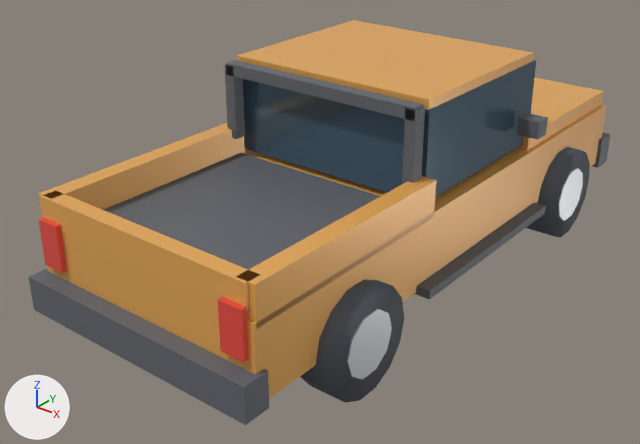
A saved change to the glTF model public/models/carro-picape.glb.
One viewpoint serves both versions: a camera (50 mm lens) standing at (3.81, -5.4, 3.57) and looking at (-0.19, -0.4, 0.47). The lights are fixed; the arrows at lower left show +X, +Y and +Z. The first picture is the older version. Where no turn or scale is listed for an object, it has been applied to the vertices. Vertices at exactly the same position are counted once.

The scene before the commit, as lines of its bpy script (objects in view):
```python
me_carro_picape = bpy.data.meshes.new('Carro_Picape')
me_carro_picape.from_pydata(...)  # 176 vertices, 264 faces; spans x -1.11..1.11, y -2.54..2.55, z 0.36..1.75
# faces by material slot: [72, 132, 12, 24, 24]
me_carro_picape.materials.append(mat_picape_corpo)  # orange #ecad59
me_carro_picape.materials.append(mat_picape_trim)  # grey #696c73
me_carro_picape.materials.append(mat_carro_vidro)  # dark blue #50697c
me_carro_picape.materials.append(mat_carro_farol)  # pale yellow #fff9dd
me_carro_picape.materials.append(mat_carro_lanterna)  # red #ed5045
me_roda_fr = bpy.data.meshes.new('Roda_FR')
me_roda_fr.from_pydata(...)  # a 14-sided cylinder along x spanning x -0.14..0.14, y -0.4..0.4, z -0.39..0.39, material slot 0; a 10-sided cylinder along x spanning x -0.15..0.15, y -0.24..0.24, z -0.228..0.228, material slot 1
me_roda_fr.materials.append(mat_carro_escuro)  # dark grey #555961
me_roda_fr.materials.append(mat_carro_aro)  # white #dde1e5
me_roda_rr = bpy.data.meshes.new('Roda_RR')
me_roda_rr.from_pydata(...)  # a 14-sided cylinder along x spanning x -0.14..0.14, y -0.4..0.4, z -0.39..0.39, material slot 0; a 10-sided cylinder along x spanning x -0.15..0.15, y -0.24..0.24, z -0.228..0.228, material slot 1
me_roda_rr.materials.append(mat_carro_escuro)  # dark grey #555961
me_roda_rr.materials.append(mat_carro_aro)  # white #dde1e5
ob_carro_picape = bpy.data.objects.new('Carro_Picape', me_carro_picape)
ob_carro_picape.location = (0.0, 0.0, 0.0)
ob_roda_fr = bpy.data.objects.new('Roda_FR', me_roda_fr)
ob_roda_fr.location = (0.94, 1.52, 0.4)
ob_roda_rr = bpy.data.objects.new('Roda_RR', me_roda_rr)
ob_roda_rr.location = (0.94, -1.48, 0.4)
```
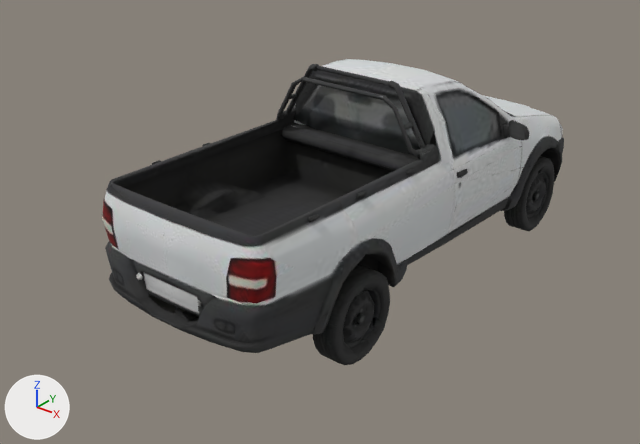
Diff of the bpy script that builds the scene:
```diff
--- a/public/models/carro-picape.glb.py
+++ b/public/models/carro-picape.glb.py
@@ img_image_0 @@
+img_image_0 = load_image('Image_0', '_unpacked/Image_0', 1024, 1024, 'sRGB')
@@ mat_material_0 @@
+mat_material_0 = principled_material('Material_0')
+mat_material_0.texture = img_image_0
+mat_material_0.roughness = 1.0
@@ me_roda_fr @@
 # used by ob_roda_fr; location = (0.94, 1.52, 0.4)
-me_roda_fr.from_pydata(...)  # 48 vertices, 88 faces; spans x -0.15..0.15, y -0.4..0.4, z -0.39..0.39
-me_roda_fr.materials.append(mat_carro_escuro)  # dark grey #555961
-me_roda_fr.materials.append(mat_carro_aro)  # white #dde1e5
+me_roda_fr.from_pydata(...)  # 305 vertices, 515 faces; spans x -0.189..0.1, y -0.358..0.324, z -0.353..0.347
+# me_roda_fr part 1: the loose piece of 28 vertices spanning x -0.14..0.14, y -0.4..0.4, z -0.39..0.39 is rebuilt with 145 vertices and now spans x -0.102..0.1, y -0.358..0.324, z -0.353..0.315, in mat_material_0 (picture img_image_0)
+# me_roda_fr part 2: 20 vertices removed from x -0.15..0.15, y -0.24..0.24, z -0.228..0.228; 160 vertices added at x -0.189..0.08, y -0.165..0.122, z -0.194..0.347
+me_roda_fr.materials.append(mat_material_0)  # picture img_image_0
@@ me_roda_rr @@
 # used by ob_roda_rr; location = (0.94, -1.48, 0.4)
-me_roda_rr.from_pydata(...)  # 48 vertices, 88 faces; spans x -0.15..0.15, y -0.4..0.4, z -0.39..0.39
-me_roda_rr.materials.append(mat_carro_escuro)  # dark grey #555961
-me_roda_rr.materials.append(mat_carro_aro)  # white #dde1e5
+me_roda_rr.from_pydata(...)  # 288 vertices, 503 faces; spans x -0.193..0.089, y -0.331..0.35, z -0.362..0.308
+# me_roda_rr part 3: the loose piece of 28 vertices spanning x -0.14..0.14, y -0.4..0.4, z -0.39..0.39 is rebuilt with 152 vertices and now spans x -0.113..0.089, y -0.331..0.35, z -0.362..0.308, in mat_material_0 (picture img_image_0)
+# me_roda_rr part 4: 20 vertices removed from x -0.15..0.15, y -0.24..0.24, z -0.228..0.228; 136 vertices added at x -0.193..0.068, y -0.17..0.157, z -0.196..0.063
+me_roda_rr.materials.append(mat_material_0)  # picture img_image_0
@@ me_geometry_0 @@
+me_geometry_0.from_pydata(...)  # 3296 vertices, 5940 faces; spans x -0.97..0.97, y -2.22..2.22, z 0.0..1.7
+me_geometry_0.materials.append(mat_material_0)  # picture img_image_0
@@ ob_carro_picape @@
-ob_carro_picape = bpy.data.objects.new('Carro_Picape', me_carro_picape)
-ob_carro_picape.location = (0.0, 0.0, 0.0)
@@ ob_roda_fr @@
 ob_roda_fr = bpy.data.objects.new('Roda_FR', me_roda_fr)
-ob_roda_fr.location = (0.94, 1.52, 0.4)
+ob_roda_fr.location = (0.729, 1.483, 0.364)
@@ ob_roda_rr @@
 ob_roda_rr = bpy.data.objects.new('Roda_RR', me_roda_rr)
-ob_roda_rr.location = (0.94, -1.48, 0.4)
+ob_roda_rr.location = (0.74, -1.194, 0.364)
@@ ob_corpo @@
+ob_corpo = bpy.data.objects.new('Corpo', me_geometry_0)
+ob_corpo.location = (0.0, 0.0, 0.0)
```

Where the change shows, as pixel boxes [x1, y1, x2, y2] in the pictures (640 x 444 px):
'Carro_Picape', deleted: before [29, 20, 611, 425]
    faces in mat_picape_corpo (orange #ecad59): [38, 20, 606, 399]
    faces in mat_picape_trim (grey #696c73): [29, 60, 611, 425]
    faces in mat_carro_vidro (dark blue #50697c): [243, 60, 536, 197]
    faces in mat_carro_lanterna (red #ed5045): [38, 217, 250, 362]
'Corpo', added: after [102, 59, 564, 358]
'Roda_RR', reshaped, moved (26% narrower, 19% shorter): before [300, 280, 404, 403]; after [313, 265, 390, 365]
'Roda_FR', reshaped, moved (32% narrower, 23% shorter): before [526, 147, 590, 238]; after [511, 156, 554, 226]
part 1 of me_roda_fr, rebuilt (32% narrower, 23% shorter): before [526, 147, 590, 238]; after [511, 156, 554, 226]
part 2 of me_roda_fr, cut back (mostly hidden afterwards): before [558, 168, 583, 221]; after [532, 192, 540, 201]
part 3 of me_roda_rr, rebuilt (26% narrower, 19% shorter): before [300, 280, 404, 403]; after [313, 265, 390, 365]
part 4 of me_roda_rr, cut back (mostly hidden afterwards): before [347, 309, 392, 379]; after [352, 313, 365, 325]
